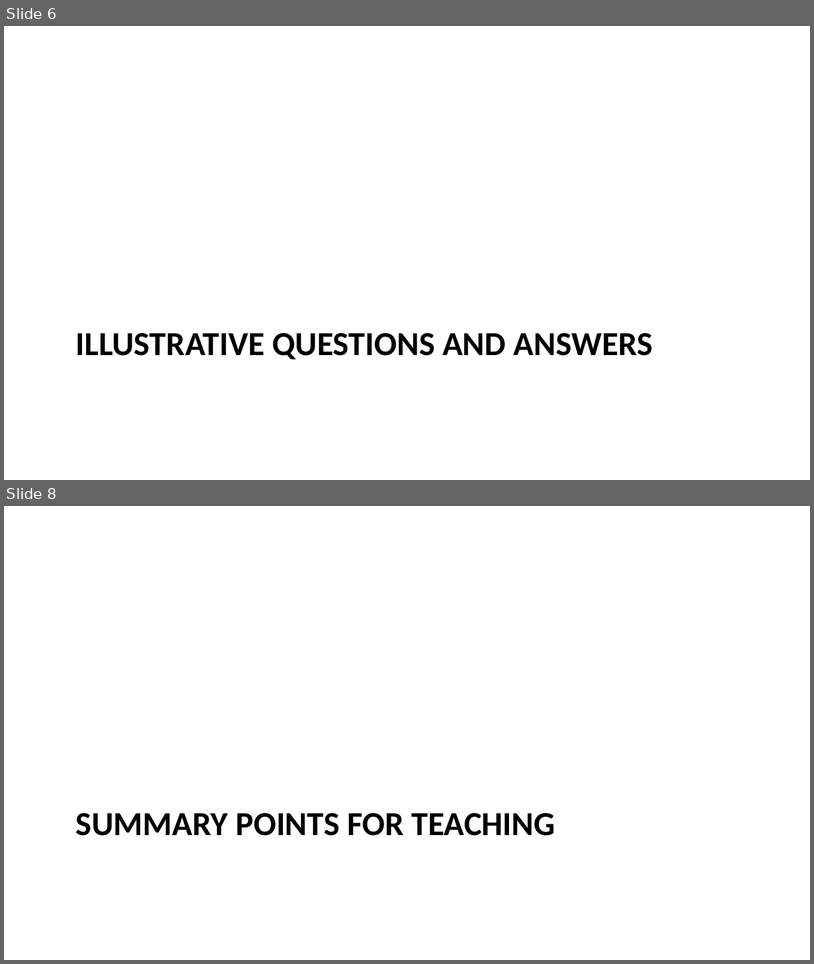
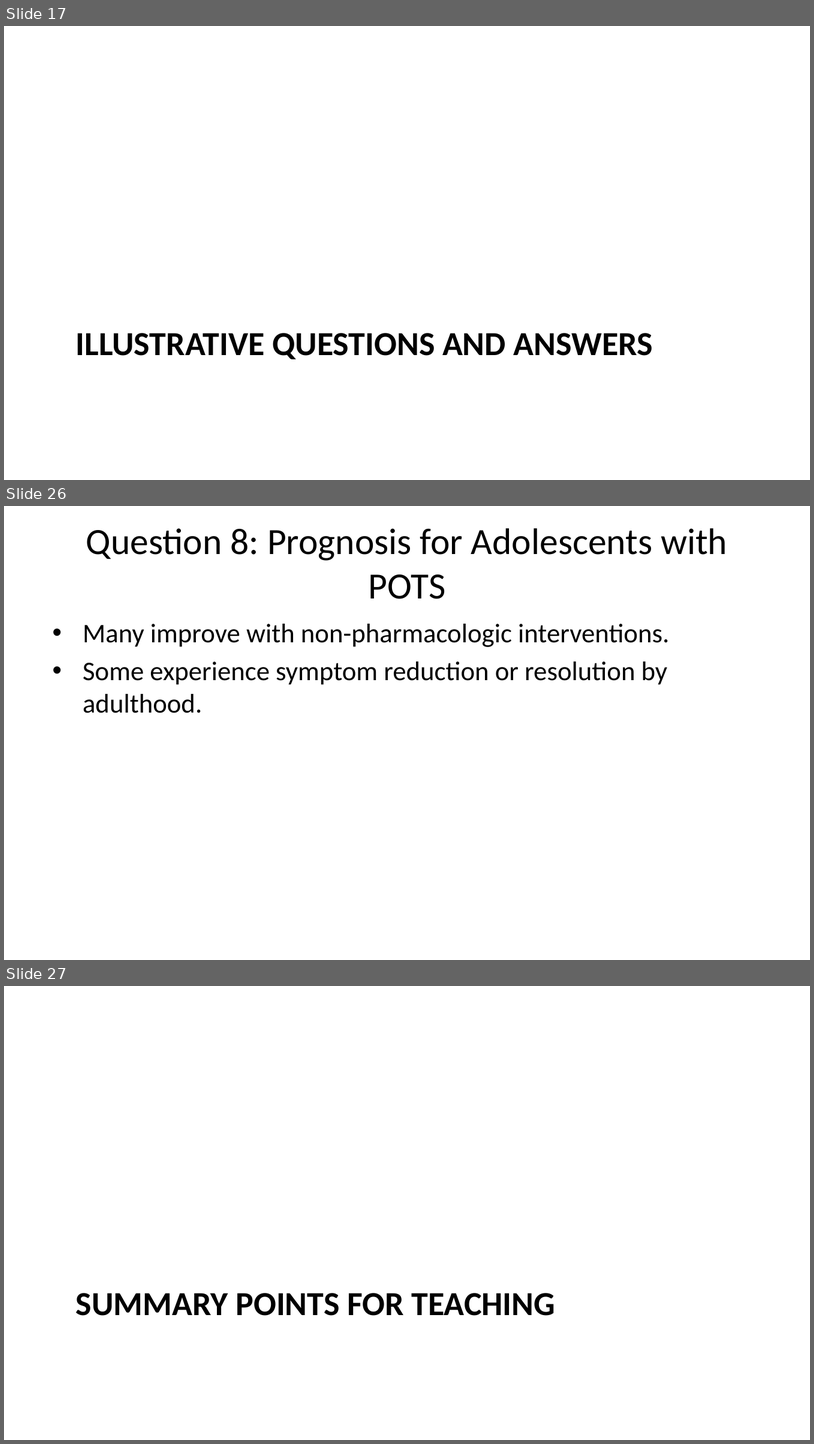
Before and after one commit to lricher7329/lricher7329.github.io, a slide deck: cases/pots.pptx. Shown one above the other, each under a label of ours: slides 6 and 8 before the commit, slides 17, 26 and 27 after it; the slides between them are not shown. The pictures are 814x964 and 814x1444 pixels, drawn with LibreOffice and Linux fonts; fonts in the diff are those of the drawing. Boxes give left, top, right and bottom in pixels: in the first picture for what was removed or moved away, otherwise in the second. Text is boxed around its words. In the diff, an @@ line names an element or a change of style, - is before the commit and + after.

```diff
--- a/cases/pots.pptx
+++ b/cases/pots.pptx
@@ slide 26 added at (4, 506, 810, 960), background #FFFFFF @@
@@ title added at (86, 528, 728, 599), 33 pt, text #000000 @@
+Question 8: Prognosis for Adolescents with POTS
@@ text added at (83, 624, 669, 713), 24 pt, text #000000 @@
+• Many improve with non-pharmacologic interventions.
+• Some experience symptom reduction or resolution by adulthood.
@@ what was slide 6 is now slide 17 @@
@@ what was slide 8 is now slide 27 @@
```
Also in this commit, not shown: 5 slides changed, 18 other slides added, 7 other files.
